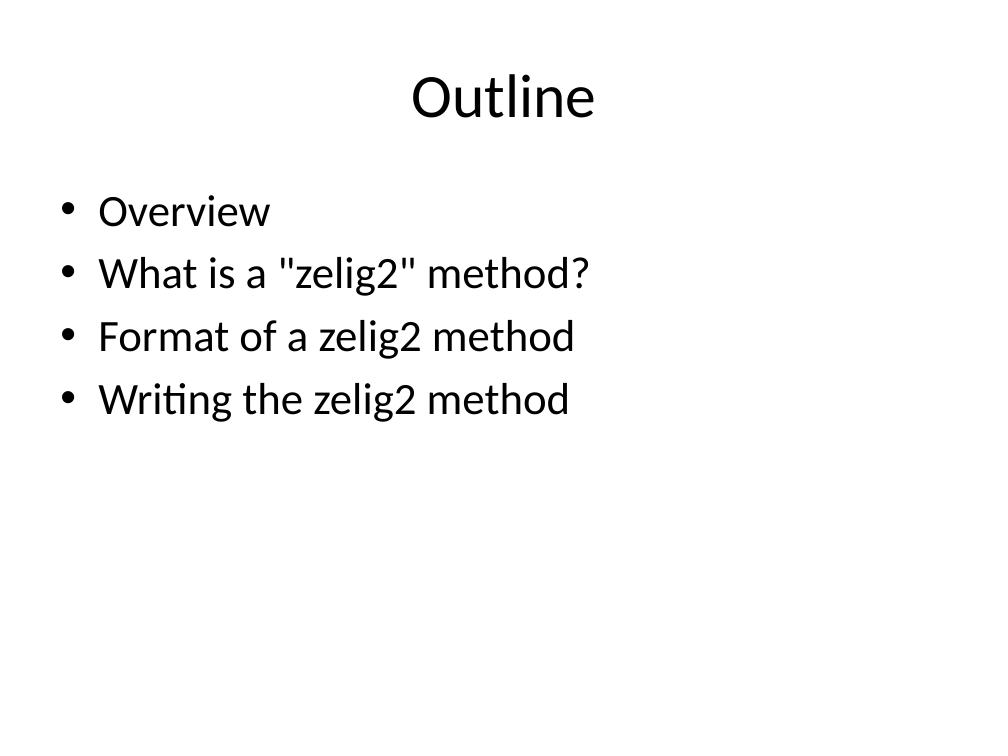
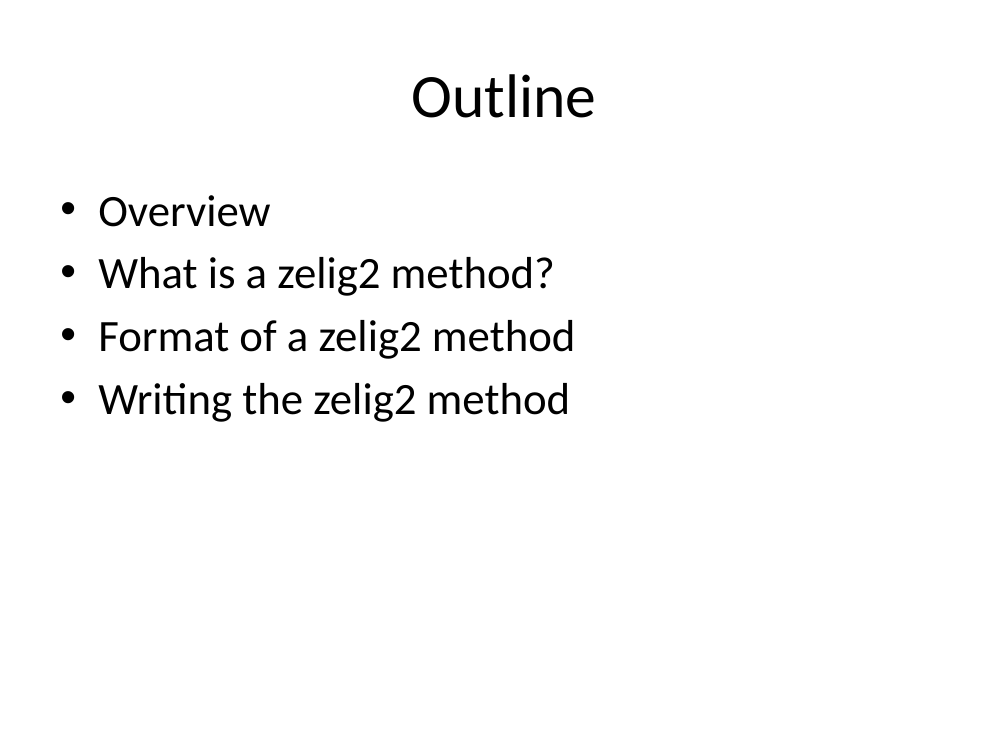
Before and after one commit to IQSS/Zelig4-Documentation, a slide deck: slide 38 of January-Class/Zelig_1_regressions.pptx (slide 37 before the commit). Drawn at 1008x756 pixels with LibreOffice and Linux fonts; fonts in the diff are those of the drawing. Boxes give left, top, right and bottom in pixels: in the first picture for what was removed or moved away, otherwise in the second. Text is boxed around its words. In the diff, an @@ line names an element or a change of style, - is before the commit and + after.

```diff
--- a/January-Class/Zelig_1_regressions.pptx
+++ b/January-Class/Zelig_1_regressions.pptx
@@ text at <box>98,257,555,296</box>: text changed @@
-• What is a "zelig2" method?
+• What is a zelig2 method?
```
Also in this commit, not shown: 13 other slides changed, 3 slides added, 1 slide removed, 2 other files.
